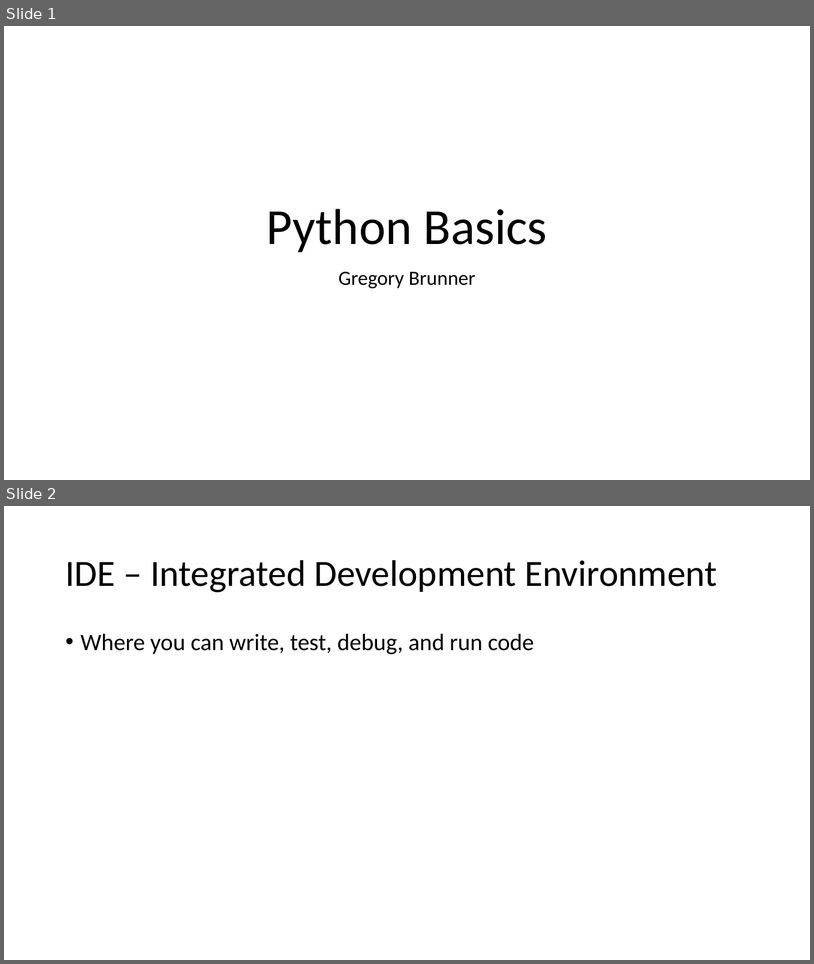
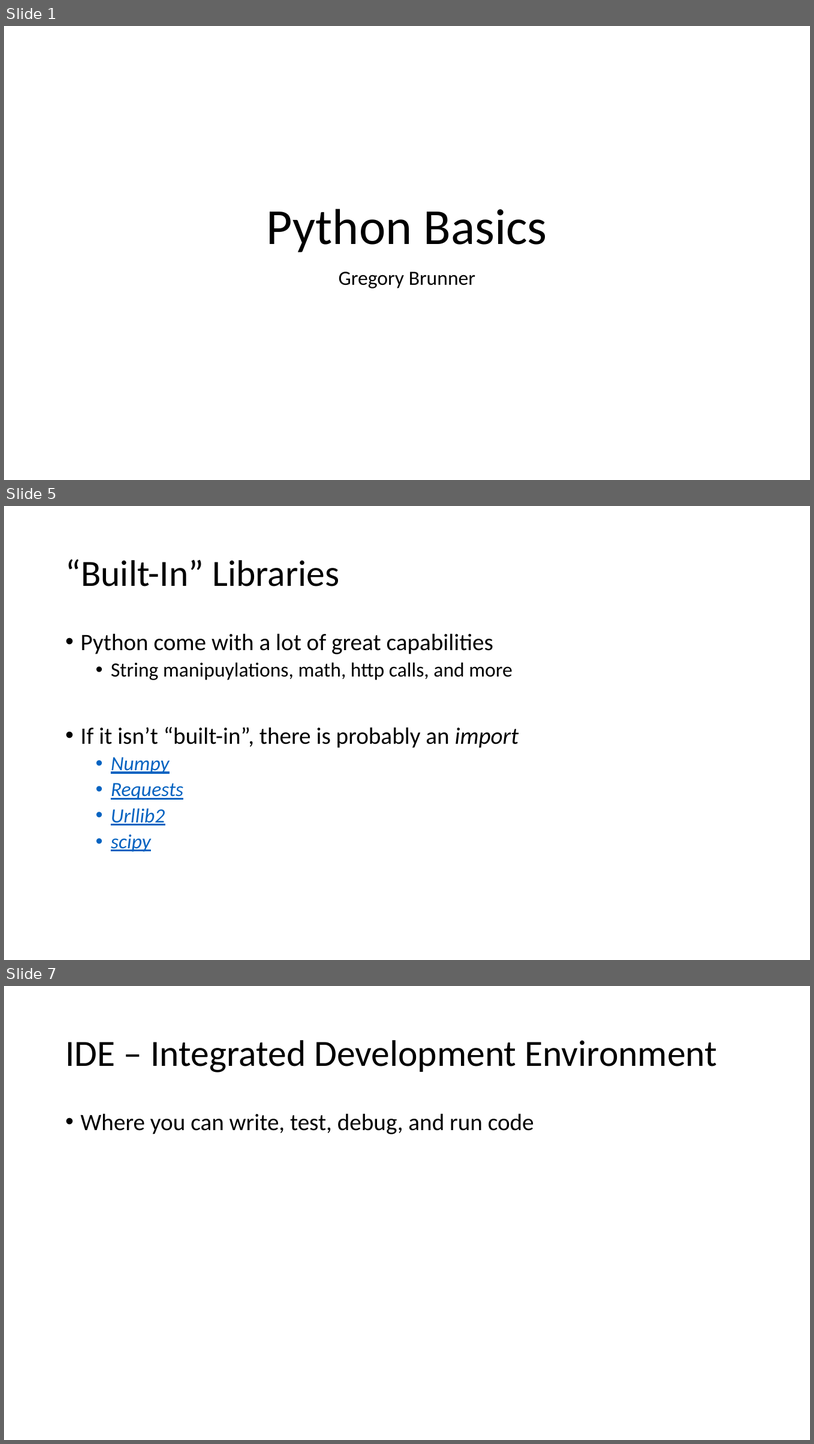
Before and after one commit to gbrunner/programming-for-gis-and-rs, a slide deck: Week_1/Lectures/Lecture_2_Slides.pptx. Shown one above the other, each under a label of ours: slides 1 and 2 before the commit, slides 1, 5 and 7 after it; the slides between them are not shown. The pictures are 814x964 and 814x1444 pixels, drawn with LibreOffice and Linux fonts; fonts in the diff are those of the drawing. Boxes give left, top, right and bottom in pixels: in the first picture for what was removed or moved away, otherwise in the second. Text is boxed around its words. In the diff, an @@ line names an element or a change of style, - is before the commit and + after.

```diff
--- a/Week_1/Lectures/Lecture_2_Slides.pptx
+++ b/Week_1/Lectures/Lecture_2_Slides.pptx
@@ slide 5 added at [4, 506, 810, 960], background #FFFFFF @@
@@ title added at [65, 559, 339, 586], 44 pt, text #000000 @@
+“Built-In” Libraries
@@ text added at [81, 633, 519, 852], 28 pt, text #000000 @@
+• Python come with a lot of great capabilities
+  • String manipuylations, math, http calls, and more
+• If it isn’t “built-in”, there is probably an import
+  • Numpy
+  • Requests
+  • Urllib2
+  • scipy
@@ what was slide 2 is now slide 7 @@
```
Also in this commit, not shown: 5 slides changed, 4 other slides added, 10 other files.
